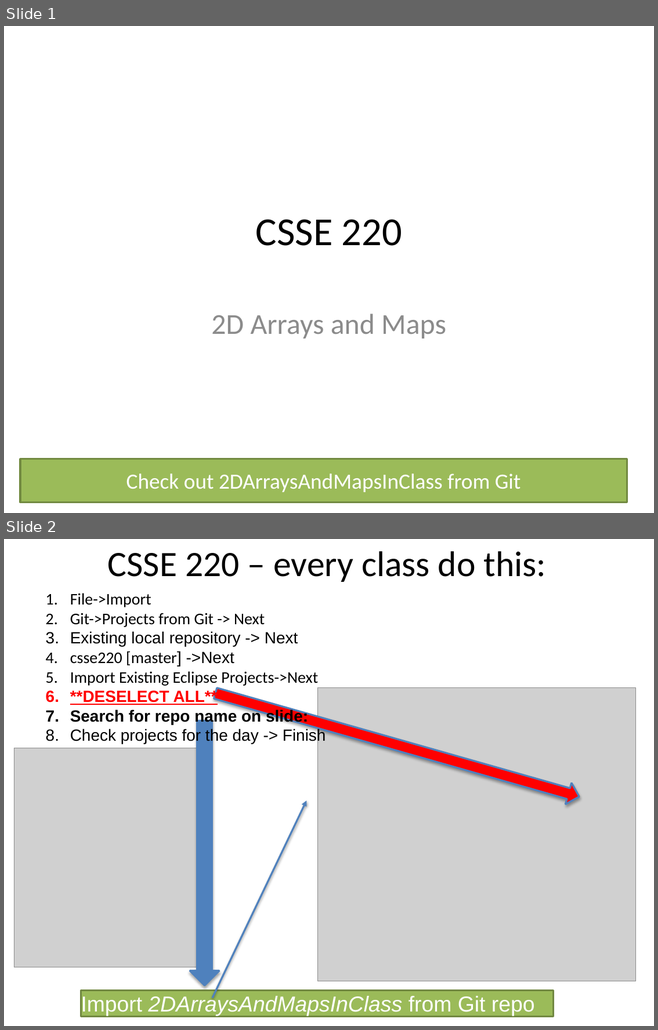
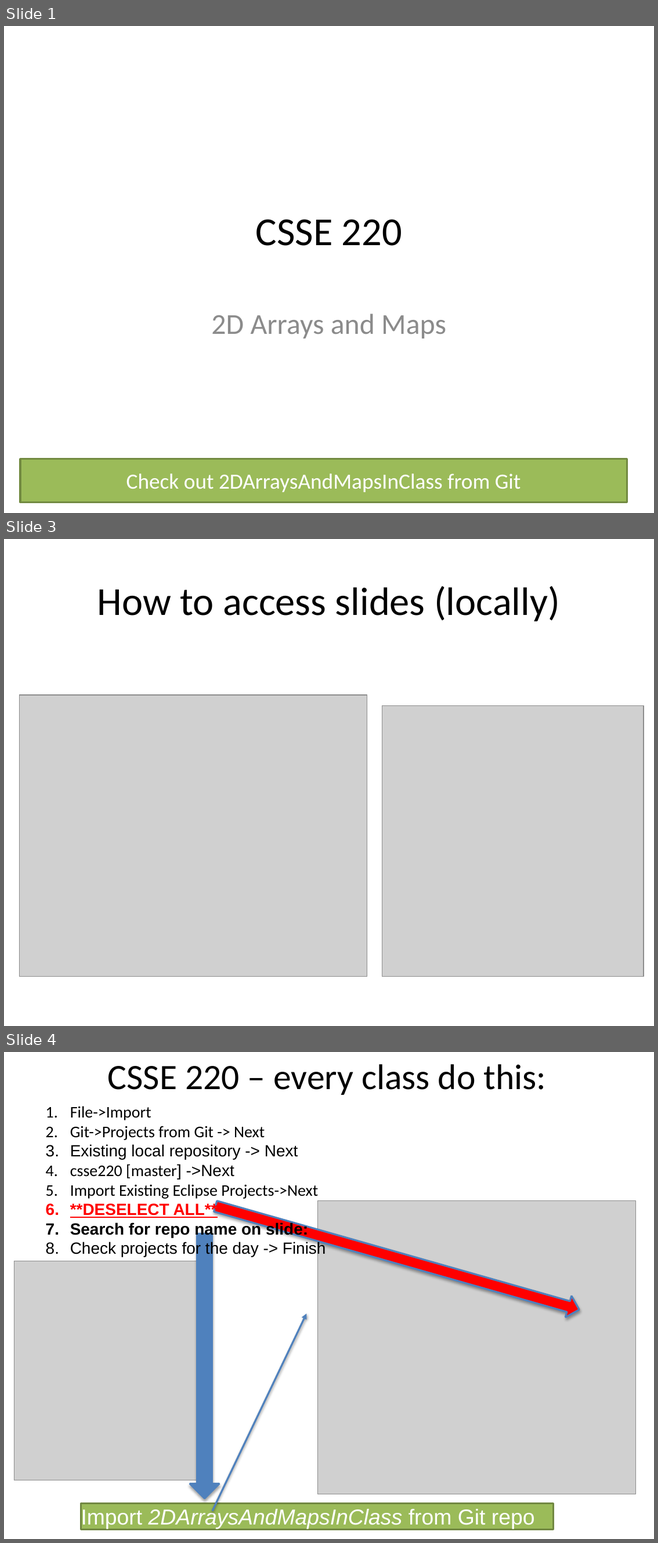
Before and after one commit to RHIT-CSSE/csse220, a slide deck: ClassMaterials/2DArraysAndMaps/Slides/2D Arrays and Maps.pptx. Shown one above the other, each under a label of ours: slides 1 and 2 before the commit, slides 1, 3 and 4 after it; the slides between them are not shown. The pictures are 658x1030 and 658x1543 pixels, drawn with LibreOffice and Linux fonts; fonts in the diff are those of the drawing; grey boxes stand for pictures. Boxes give left, top, right and bottom in pixels: in the first picture for what was removed or moved away, otherwise in the second. Text is boxed around its words. In the diff, an @@ line names an element or a change of style, - is before the commit and + after.

```diff
--- a/ClassMaterials/2DArraysAndMaps/Slides/2D Arrays and Maps.pptx
+++ b/ClassMaterials/2DArraysAndMaps/Slides/2D Arrays and Maps.pptx
@@ slide 3 added at (4, 539, 654, 1026), background #FFFFFF @@
@@ title added at (97, 586, 560, 621), 44 pt, text #000000 @@
+How to access slides (locally)
@@ picture added at (19, 695, 366, 976) @@
@@ picture added at (382, 706, 643, 977) @@
@@ what was slide 2 is now slide 4 @@
```
Also in this commit, not shown: 6 slides changed, 9 other slides added, 1 slide removed.
